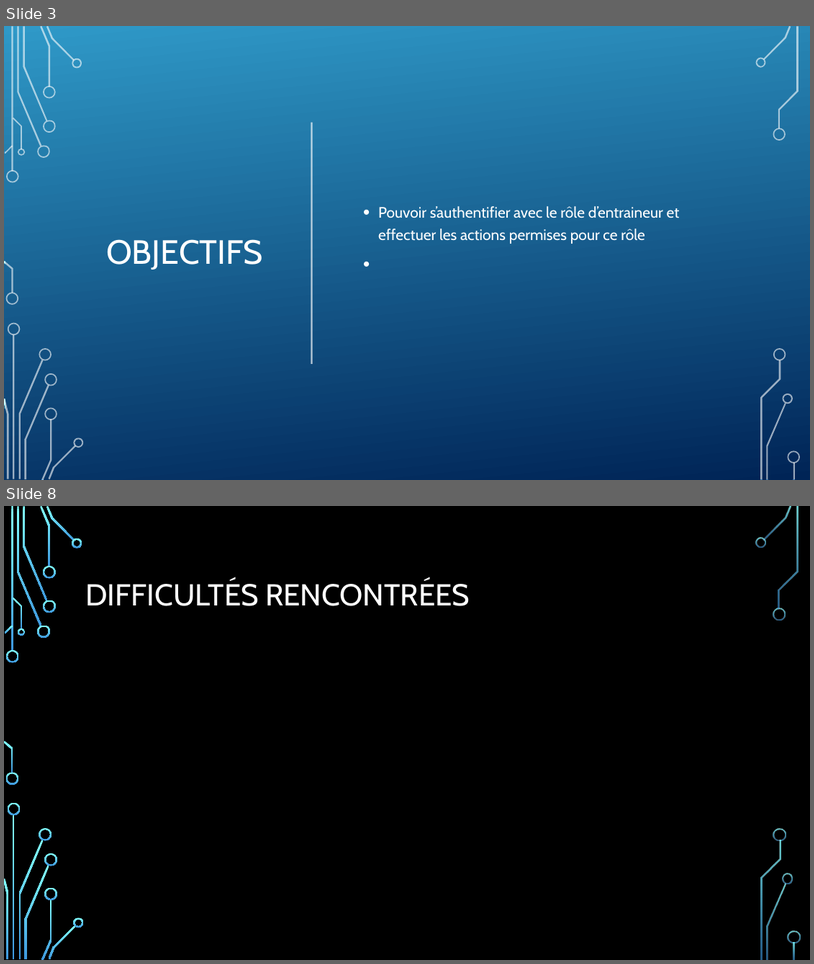
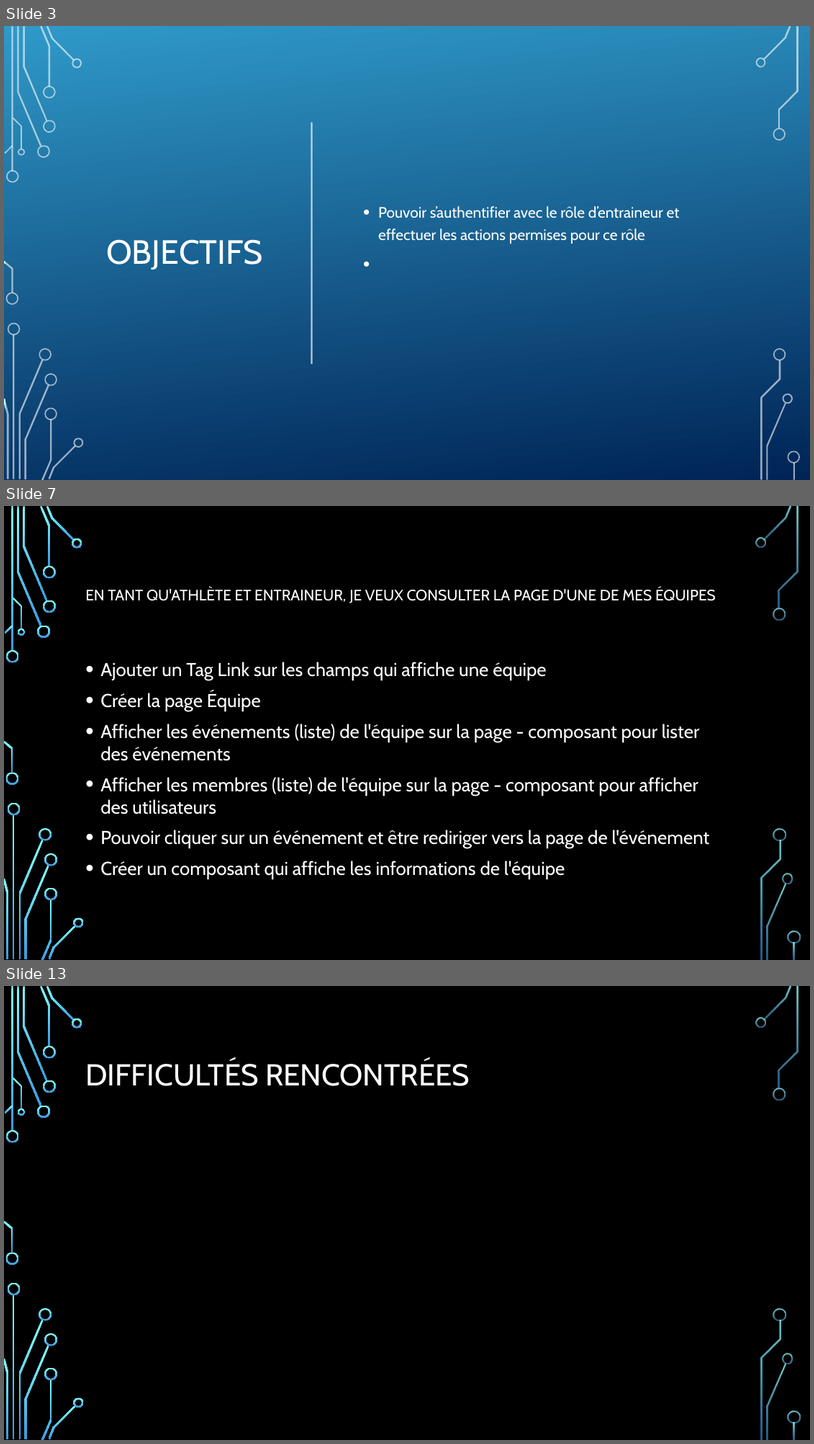
Before and after one commit to DFC-Informatique-Cegep-de-Sainte-Foy/GestionEquipesSportives, a slide deck: Documentation/Revue 3/Presentation_Revue_3.pptx. Shown one above the other, each under a label of ours: slides 3 and 8 before the commit, slides 3, 7 and 13 after it; the slides between them are not shown. The pictures are 814x964 and 814x1444 pixels, drawn with LibreOffice and Linux fonts; fonts in the diff are those of the drawing; background and template pictures are left out. Boxes give left, top, right and bottom in pixels: in the first picture for what was removed or moved away, otherwise in the second. Text is boxed around its words. In the diff, an @@ line names an element or a change of style, - is before the commit and + after.

```diff
--- a/Documentation/Revue 3/Presentation_Revue_3.pptx
+++ b/Documentation/Revue 3/Presentation_Revue_3.pptx
@@ slide 7 added at box(4, 506, 810, 960), background picture (left out); not listed: 36 template elements that a slide beside it also shows @@
@@ title added at box(85, 587, 716, 603), 18 pt, text #FFFFFF @@
+EN TANT QU'ATHLÈTE ET ENTRAINEUR, JE VEUX CONSULTER LA PAGE D'UNE DE MES ÉQUIPES
@@ text added at box(100, 662, 710, 879), 22.2 pt, text #FFFFFF @@
+• Ajouter un Tag Link sur les champs qui affiche une équipe
+• Créer la page Équipe
+• Afficher les événements (liste) de l'équipe sur la page - composant pour lister des événements
+• Afficher les membres (liste) de l'équipe sur la page - composant pour afficher des utilisateurs
+• Pouvoir cliquer sur un événement et être rediriger vers la page de l'événement
+• Créer un composant qui affiche les informations de l'équipe
@@ what was slide 8 is now slide 13 @@
```
Also in this commit, not shown: 1 slide changed, 5 other slides added, 1 slide removed.
